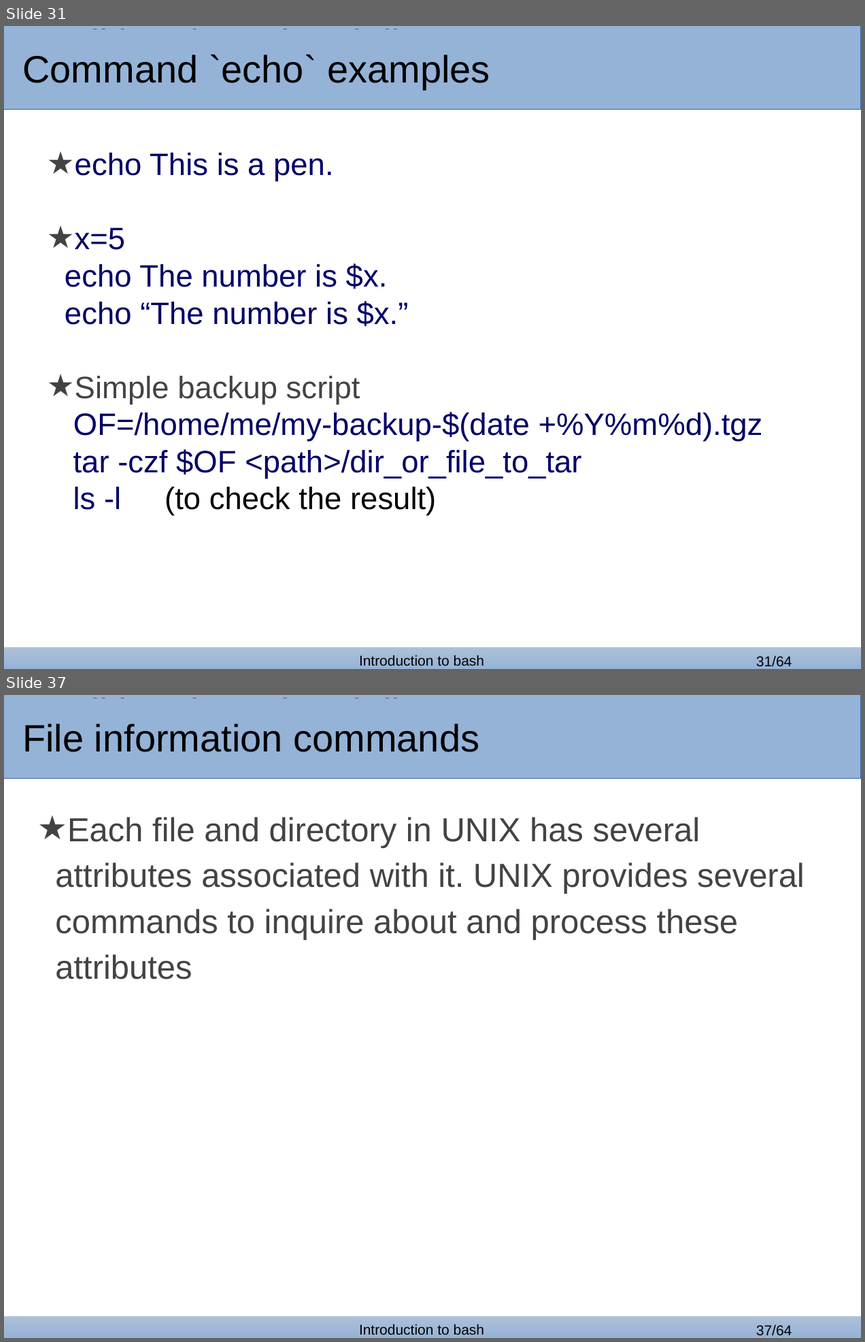
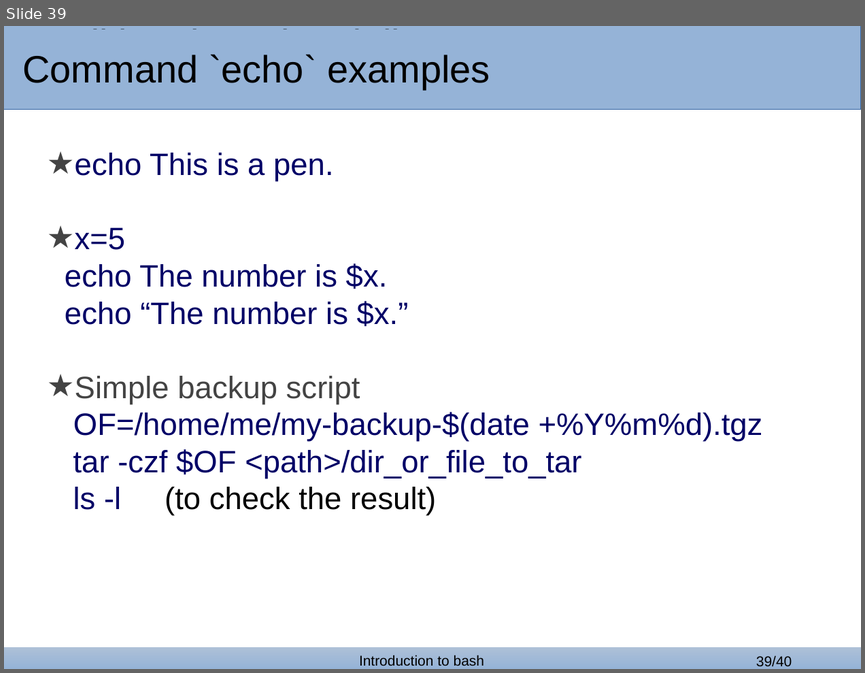
Before and after one commit to bertocco/abilita_info_units_1920, a slide deck: lezioni/bash_lessons/bash_1.odp. Shown one above the other, each under a label of ours: slides 31 and 37 before the commit, slide 39 after it; the slides between them are not shown. The pictures are 865x1342 and 865x673 pixels, drawn with LibreOffice and Linux fonts; fonts in the diff are those of the drawing; background and template pictures are left out. Boxes give left, top, right and bottom in pixels: in the first picture for what was removed or moved away, otherwise in the second. Text is boxed around its words. In the diff, an @@ line names an element or a change of style, - is before the commit and + after.

```diff
--- a/lezioni/bash_lessons/bash_1.odp
+++ b/lezioni/bash_lessons/bash_1.odp
@@ slide 37 removed at (4, 695, 861, 1338), background #FFFFFF; not listed: 4 template elements that a slide beside it also shows @@
@@ rectangle removed at (4, 698, 707, 775) @@
-File information commands
@@ title removed at (22, 698, 472, 733) @@
-Traditional service delivery
@@ text removed at (55, 817, 804, 979) @@
-★ Each file and directory in UNIX has several attributes associated with it. UNIX provides several commands to inquire about and process these attributes
@@ what was slide 31 is now slide 39 @@
@@ page number at (756, 656, 791, 667): text changed @@
-31/64
+39/40
```
Also in this commit, not shown: 5 slides changed, 9 slides added, 32 other slides removed, 1 other file.
